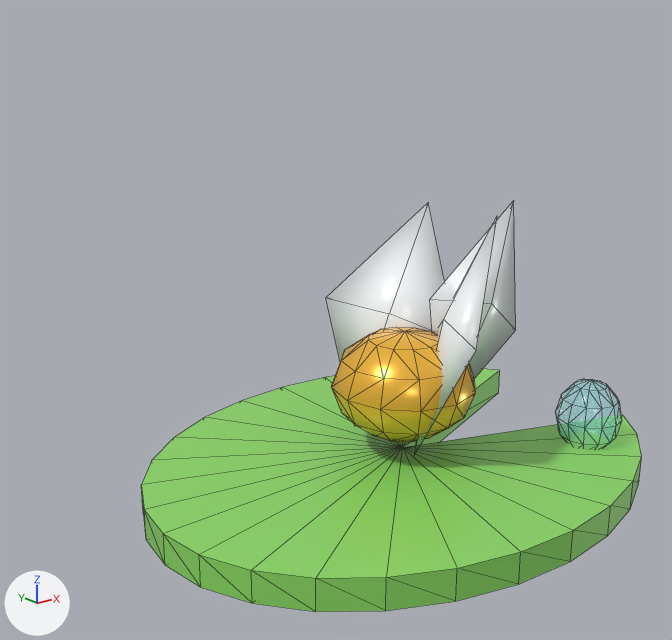
One commit to the Blender file art/catalog/lily_pad/lily_pad.blend: the scene before it, then after it.
The view is the same before and after, from a 50 mm lens placed at (-1.96, -2.1, 1.56), pointed at (-0.2, 0.11, 0.68). The axes (+X, +Y, +Z) are drawn at lower left. The lights are the same throughout. The first picture is the older version. Mesh edges are drawn as thin lines.

Objects in the first picture: 'lily_pad__LilyDew_glass_01', 'lily_pad__LilyHeart_gold_02', 'lily_pad__LilyPad_green_03', 'lily_pad__LilyPetal_pearl_04', 'lily_pad__LilyPetal_pearl_05', 'lily_pad__LilyPetal_pearl_06'.
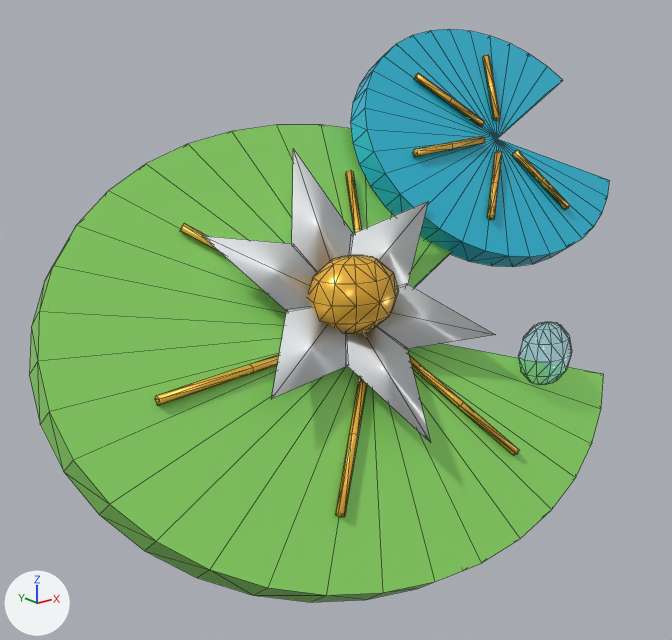
Patch to the scene script:
```diff
--- a/art/catalog/lily_pad/lily_pad.blend.py
+++ b/art/catalog/lily_pad/lily_pad.blend.py
@@ me_lily_pad__lilypetal_pearl_06 @@
-me_lily_pad__lilypetal_pearl_06.from_pydata(...)  # 6 vertices, 8 faces; spans x -0.219..0.219, y -0.045..0.045, z -0.365..0.365
+me_lily_pad__lilypetal_pearl_06.from_pydata(...)  # 30 vertices, 36 faces; spans x -0.433..0.433, y -0.321..0.321, z -0.383..0.383
+# me_lily_pad__lilypetal_pearl_06 part 1: the whole mesh is rebuilt
 me_lily_pad__lilypetal_pearl_06.materials.append(mat_pearl)
@@ me_lily_pad__lilyheart_gold_02 @@
-me_lily_pad__lilyheart_gold_02.from_pydata(...)  # 62 vertices, 120 faces; spans x -0.24..0.24, y -0.24..0.24, z -0.18..0.18
+me_lily_pad__lilyheart_gold_02.from_pydata(...)  # 62 vertices, 120 faces; spans x -0.15..0.15, y -0.12..0.12, z -0.12..0.12
+# me_lily_pad__lilyheart_gold_02 part 2: 62 vertices removed from x -0.24..0.24, y -0.24..0.24, z -0.18..0.18; 62 vertices added at x -0.15..0.15, y -0.12..0.12, z -0.12..0.12, forming a UV sphere (12 segments, 6 rings, poles along z)
 me_lily_pad__lilyheart_gold_02.materials.append(mat_gold)
@@ ob_lily_pad__lilypad_green_03 @@
-ob_lily_pad__lilypad_green_03 = bpy.data.objects.new('lily_pad__LilyPad_green_03', me_lily_pad__lilypad_green_03)
@@ ob_lily_pad__lilypetal_pearl_06 @@
 ob_lily_pad__lilypetal_pearl_06 = bpy.data.objects.new('lily_pad__LilyPetal_pearl_06', me_lily_pad__lilypetal_pearl_06)
-ob_lily_pad__lilypetal_pearl_06.location = (0.327, -0.01, 0.635)
+ob_lily_pad__lilypetal_pearl_06.location = (-0.24, -0.054, 0.826)
@@ ob_lily_pad__lilypetal_pearl_05 @@
-ob_lily_pad__lilypetal_pearl_05 = bpy.data.objects.new('lily_pad__LilyPetal_pearl_05', me_lily_pad__lilypetal_pearl_05)
@@ ob_lily_pad__lilypetal_pearl_04 @@
-ob_lily_pad__lilypetal_pearl_04 = bpy.data.objects.new('lily_pad__LilyPetal_pearl_04', me_lily_pad__lilypetal_pearl_04)
@@ ob_lily_pad__lilyheart_gold_02 @@
 ob_lily_pad__lilyheart_gold_02 = bpy.data.objects.new('lily_pad__LilyHeart_gold_02', me_lily_pad__lilyheart_gold_02)
-ob_lily_pad__lilyheart_gold_02.location = (0.0, 0.0, 0.45)
+ob_lily_pad__lilyheart_gold_02.location = (-0.24, -0.027, 0.803)
@@ ob_lily_pad__lilydew_glass_01 @@
 ob_lily_pad__lilydew_glass_01 = bpy.data.objects.new('lily_pad__LilyDew_glass_01', me_lily_pad__lilydew_glass_01)
-ob_lily_pad__lilydew_glass_01.location = (0.53, -0.35, 0.31)
+ob_lily_pad__lilydew_glass_01.location = (0.4, -0.253, 0.536)
@@ ob_lily_pad__lilypad_gold_04 @@
+ob_lily_pad__lilypad_gold_04 = bpy.data.objects.new('lily_pad__LilyPad_gold_04', me_lily_pad__lilypad_gold_04)  # 75 vertices, 130 faces; spans x -0.321..0.321, y -0.197..0.197, z -0.276..0.276; in mat_gold (orange #f9bd3f)
+ob_lily_pad__lilypad_gold_04.location = (0.548, 0.237, 1.193)
@@ ob_lily_pad__lilypad_teal_07 @@
+ob_lily_pad__lilypad_teal_07 = bpy.data.objects.new('lily_pad__LilyPad_teal_07', me_lily_pad__lilypad_teal_07)  # 64 vertices, 124 faces; spans x -0.562..0.562, y -0.306..0.306, z -0.411..0.411; in mat_teal (cyan #27bddc)
+ob_lily_pad__lilypad_teal_07.location = (0.632, 0.28, 1.15)
@@ ob_lily_pad__lilypad_gold_03 @@
+ob_lily_pad__lilypad_gold_03 = bpy.data.objects.new('lily_pad__LilyPad_gold_03', me_lily_pad__lilypad_gold_03)  # 75 vertices, 130 faces; spans x -0.542..0.542, y -0.349..0.349, z -0.413..0.413; in mat_gold (orange #f9bd3f)
+ob_lily_pad__lilypad_gold_03.location = (-0.391, -0.035, 0.702)
@@ ob_lily_pad__lilypad_green_05 @@
+ob_lily_pad__lilypad_green_05 = bpy.data.objects.new('lily_pad__LilyPad_green_05', me_lily_pad__lilypad_green_05)  # 64 vertices, 124 faces; spans x -0.96..0.96, y -0.52..0.52, z -0.61..0.61; in mat_green (green #8edc67)
+ob_lily_pad__lilypad_green_05.location = (-0.244, 0.0, 0.65)
```

Changed parts and their boxes (x1, y1, x2, y2) in the pictures (672 x 640 px):
'lily_pad__LilyPad_green_05', added (green): after (29, 125, 604, 602)
'lily_pad__LilyPad_green_03', deleted (green): before (141, 369, 642, 612)
'lily_pad__LilyPad_teal_07', added (cyan): after (350, 29, 610, 267)
'lily_pad__LilyPetal_pearl_06', reshaped, moved: before (430, 201, 516, 379); after (203, 148, 495, 442)
'lily_pad__LilyHeart_gold_02', reshaped, moved (37% narrower, 31% shorter): before (331, 327, 475, 442); after (309, 255, 399, 334)
'lily_pad__LilyPetal_pearl_05', deleted: before (326, 203, 445, 426)
'lily_pad__LilyDew_glass_01', moved: before (555, 379, 622, 449); after (518, 322, 572, 385)
'lily_pad__LilyPetal_pearl_04', deleted: before (414, 217, 497, 455)
'lily_pad__LilyPad_gold_03', added: after (155, 170, 520, 517)
'lily_pad__LilyPad_gold_04', added: after (412, 55, 570, 220)
